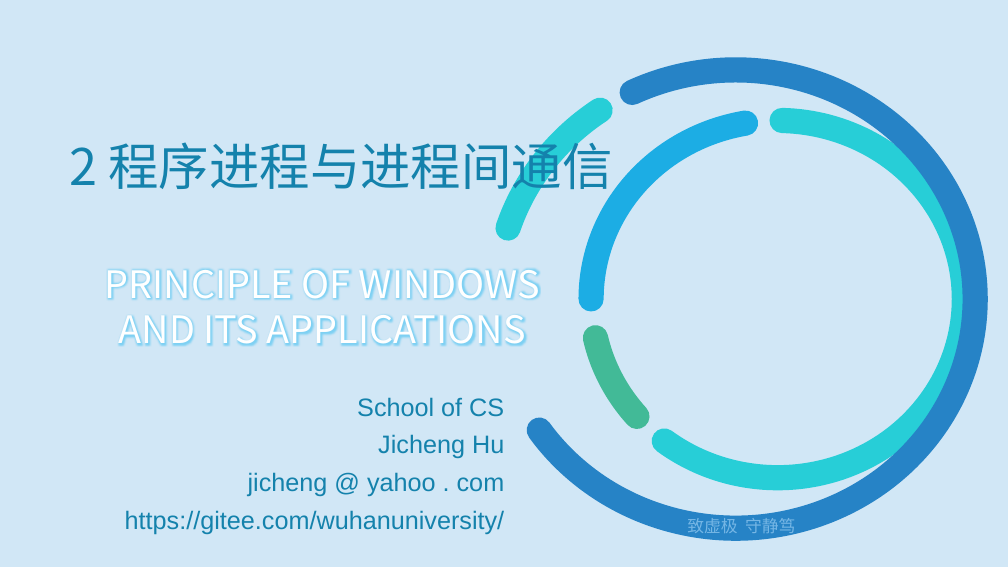
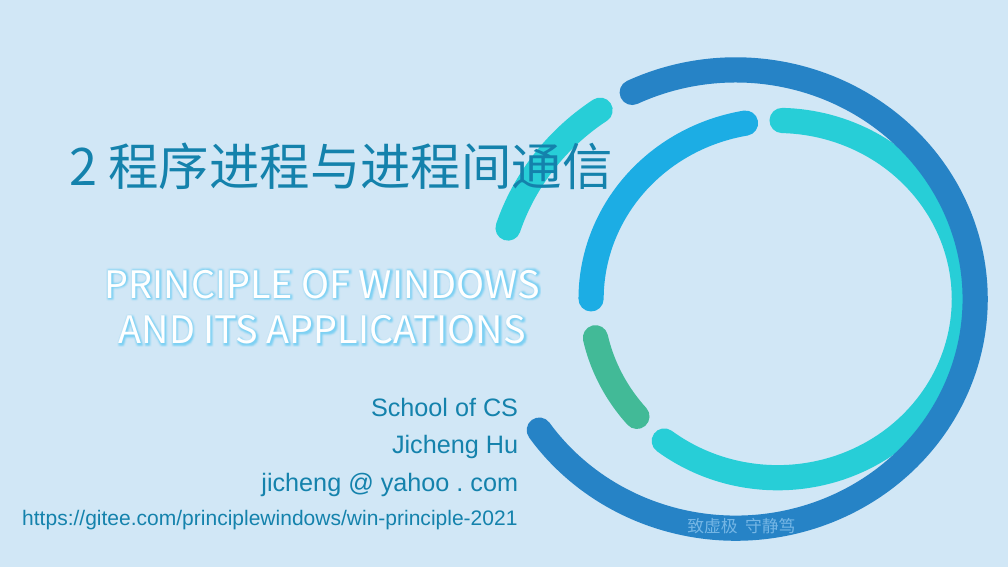
Before and after one commit to principleWindows/win-principle-2021, a slide deck: slide 1 of slides/instruction/principleWindows_2.pptx. Drawn at 1008x567 pixels with LibreOffice and Linux fonts; fonts in the diff are those of the drawing; background and template pictures are left out. Boxes give left, top, right and bottom in pixels: in the first picture for what was removed or moved away, otherwise in the second. Text is boxed around its words. In the diff, an @@ line names an element or a change of style, - is before the commit and + after.

```diff
--- a/slides/instruction/principleWindows_2.pptx
+++ b/slides/instruction/principleWindows_2.pptx
@@ text at box(22, 509, 517, 530): text changed; size 24 to 20 pt @@
-https://gitee.com/wuhanuniversity/
+https://gitee.com/principlewindows/win-principle-2021
```
Also in this commit, not shown: 47 other slides changed, 12 slides added, 3 other files.
